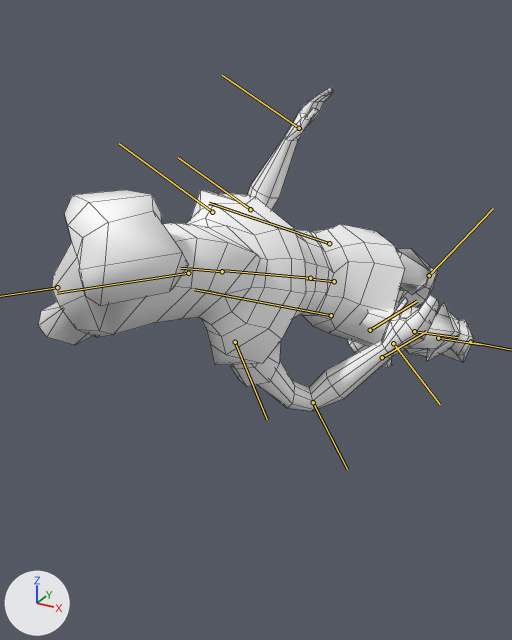
What one commit did to the FBX model FbxExporter/Resources/Import/thief.fbx.
Before and after are seen from a camera (50 mm lens) standing at (0.116, -0.285, 0.275) and looking at (-0.024, -0.031, 0.147). The lights are fixed; the arrows at lower left show +X, +Y and +Z. Both versions are drawn at frame 69 of the action 'Take 001'; the numbers are the values there. The bones that bend it are drawn over the model as lines. Mesh edges are drawn as thin lines.

Names of what the first picture shows: 'SD_Thief_mesh'.
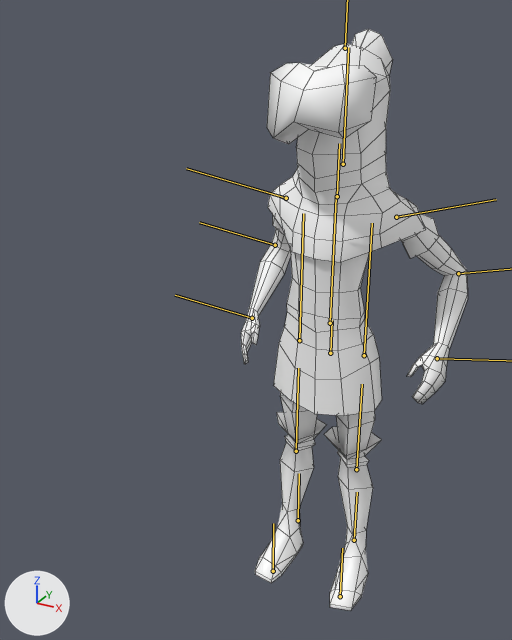
What differs and where, as boxes [x1, y1, x2, y2] in the pictures (512 x 640 px):
'SD_Thief_mesh', posed (48% narrower, 79% taller)
    before: [38, 87, 474, 411]
    after: [241, 29, 468, 611]
bone 'SD_Thief:SD_GuardCaptain:back', root to tip
    before: (310, 278) to (224, 270)
    after: (330, 323) to (336, 197)
bone 'SD_Thief:SD_GuardCaptain:head', root to tip
    before: (188, 273) to (57, 293)
    after: (343, 164) to (348, 47)
bone 'SD_Thief:SD_GuardCaptain:leftshoulder', root to tip
    before: (212, 212) to (119, 143)
    after: (396, 217) to (496, 199)
bone 'SD_Thief:SD_GuardCaptain:rightshoulder', root to tip
    before: (235, 342) to (267, 419)
    after: (286, 198) to (186, 168)
bone 'SD_Thief:SD_GuardCaptain:leftthigh', root to tip
    before: (329, 243) to (209, 203)
    after: (364, 355) to (372, 223)
bone 'SD_Thief:SD_GuardCaptain:leftknee', root to tip
    before: (429, 275) to (493, 208)
    after: (356, 469) to (362, 384)
bone 'SD_Thief:SD_GuardCaptain:leftankle', root to tip
    before: (370, 330) to (417, 301)
    after: (354, 540) to (357, 492)
bone 'SD_Thief:SD_GuardCaptain:rightthigh', root to tip
    before: (331, 315) to (194, 289)
    after: (299, 340) to (303, 213)
bone 'SD_Thief:SD_GuardCaptain:rightankle', root to tip
    before: (414, 331) to (458, 337)
    after: (298, 520) to (299, 473)

What the commit changed:
Object 'SD_Thief:SD_GuardCaptain:hipcontrol' (bone_rig_object) moves from (0.0, 15.9971, 0.0) to (0.0, 12.3363, 0.0).
Object 'SD_Thief:SD_GuardCaptain:hipcontrol' (bone_rig_object) turns from (70, 24, 105) to (0, 0, 0) degrees about its own x, y and z.
Bone 'SD_Thief:SD_GuardCaptain:back' (bone_sd_thief_sd_guardcaptain_back) turns from (15, 8, 6) to (0, 0, 0) degrees about its own x, y and z.
Bone 'SD_Thief:SD_GuardCaptain:head' (bone_sd_thief_sd_guardcaptain_head) turns from (-35, 16, -7) to (0, 0, 0) degrees about its own x, y and z.
Bone 'SD_Thief:SD_GuardCaptain:leftshoulder' (bone_sd_thief_sd_guardcaptain_leftshoulder) turns from (-36, 12, -73) to (23, 32, -57) degrees about its own x, y and z.
Bone 'SD_Thief:SD_GuardCaptain:leftelbow' (bone_sd_thief_sd_guardcaptain_leftelbow) turns from (0, -88, 0) to (0, -77, 0) degrees about its own x, y and z.
Bone 'SD_Thief:SD_GuardCaptain:rightshoulder' (bone_sd_thief_sd_guardcaptain_rightshoulder) turns from (35, 9, 58) to (23, -31, 62) degrees about its own x, y and z.
Bone 'SD_Thief:SD_GuardCaptain:leftthigh' (bone_sd_thief_sd_guardcaptain_leftthigh) turns from (-6, 30, -13) to (0, 9, 0) degrees about its own x, y and z.
Bone 'SD_Thief:SD_GuardCaptain:leftknee' (bone_sd_thief_sd_guardcaptain_leftknee) turns from (83, 0, 0) to (0, 0, 0) degrees about its own x, y and z.
Bone 'SD_Thief:SD_GuardCaptain:leftankle' (bone_sd_thief_sd_guardcaptain_leftankle) turns from (20, -1, 0) to (0, 0, 0) degrees about its own x, y and z.
Bone 'SD_Thief:SD_GuardCaptain:rightthigh' (bone_sd_thief_sd_guardcaptain_rightthigh) turns from (-40, -12, -6) to (0, -1, 0) degrees about its own x, y and z.
Bone 'SD_Thief:SD_GuardCaptain:rightknee' (bone_sd_thief_sd_guardcaptain_rightknee) turns from (106, 0, 0) to (0, 0, 0) degrees about its own x, y and z.
Bone 'SD_Thief:SD_GuardCaptain:rightankle' (bone_sd_thief_sd_guardcaptain_rightankle) turns from (15, -1, -2) to (0, 0, 0) degrees about its own x, y and z.
